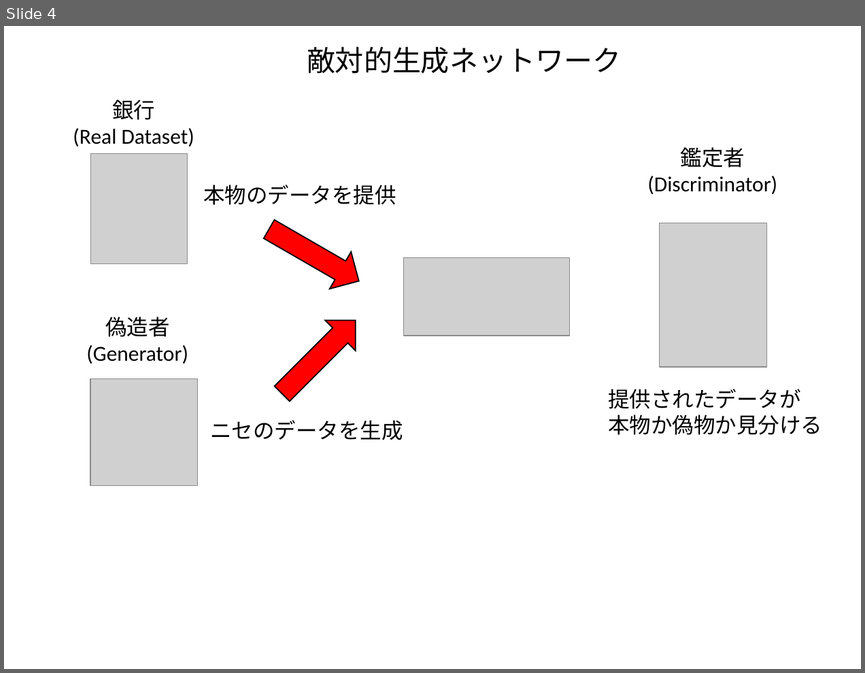
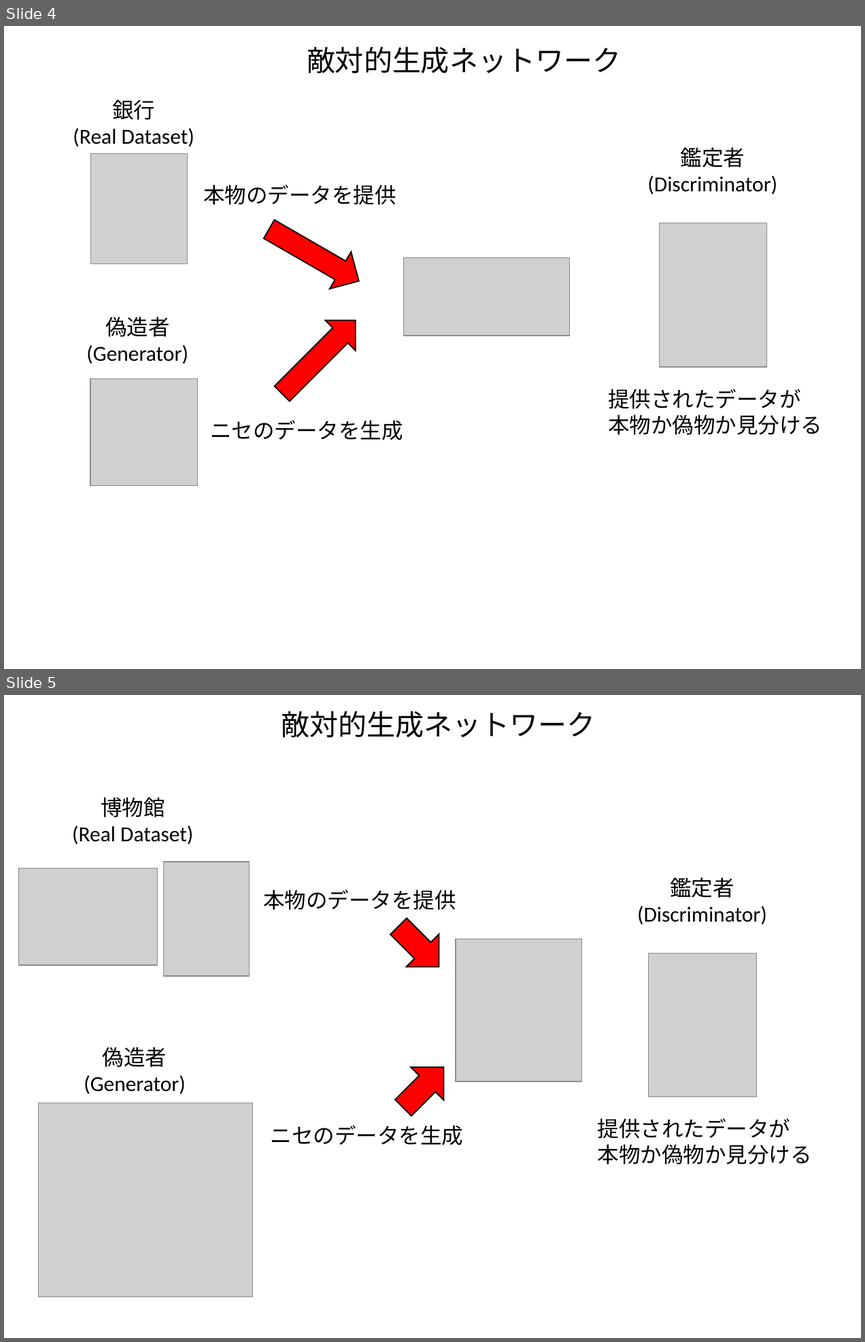
Before and after one commit to kaityo256/python_zero, a slide deck: gan/fig/fig.pptx. Shown one above the other, each under a label of ours: slide 4 before the commit, slides 4 and 5 after it. The pictures are 865x673 and 865x1342 pixels, drawn with LibreOffice and Linux fonts; fonts in the diff are those of the drawing; grey boxes stand for pictures. Boxes give left, top, right and bottom in pixels: in the first picture for what was removed or moved away, otherwise in the second. Text is boxed around its words. In the diff, an @@ line names an element or a change of style, - is before the commit and + after.

```diff
--- a/gan/fig/fig.pptx
+++ b/gan/fig/fig.pptx
@@ slide 5 added at (4, 695, 861, 1338), background #FFFFFF @@
@@ text added at (281, 711, 595, 738), 24 pt, text #000000 @@
+敵対的生成ネットワーク
@@ text added at (72, 797, 193, 844), 18 pt, text #000000 @@
+博物館
+(Real Dataset)
@@ picture added at (18, 868, 158, 965) @@
@@ picture added at (163, 861, 249, 975) @@
@@ text added at (637, 877, 767, 924), 18 pt, text #000000 @@
+鑑定者
+(Discriminator)
@@ text added at (263, 889, 456, 910), 18 pt, text #000000 @@
+本物のデータを提供
@@ right arrow added at (381, 909, 455, 983), fill #FF0000, outline #000000 1 pt @@
@@ picture added at (456, 938, 581, 1081) @@
@@ picture added at (649, 953, 756, 1097) @@
@@ text added at (84, 1047, 186, 1093), 18 pt, text #000000 @@
+偽造者
+(Generator)
@@ right arrow added at (387, 1051, 460, 1124), fill #FF0000, outline #000000 1 pt @@
@@ picture added at (38, 1103, 252, 1297) @@
@@ text added at (598, 1118, 812, 1164), 18 pt, text #000000 @@
+提供されたデータが
+本物か偽物か見分ける
@@ text added at (271, 1125, 464, 1145), 18 pt, text #000000 @@
+ニセのデータを生成
```
Also in this commit, not shown: 1 other file.
